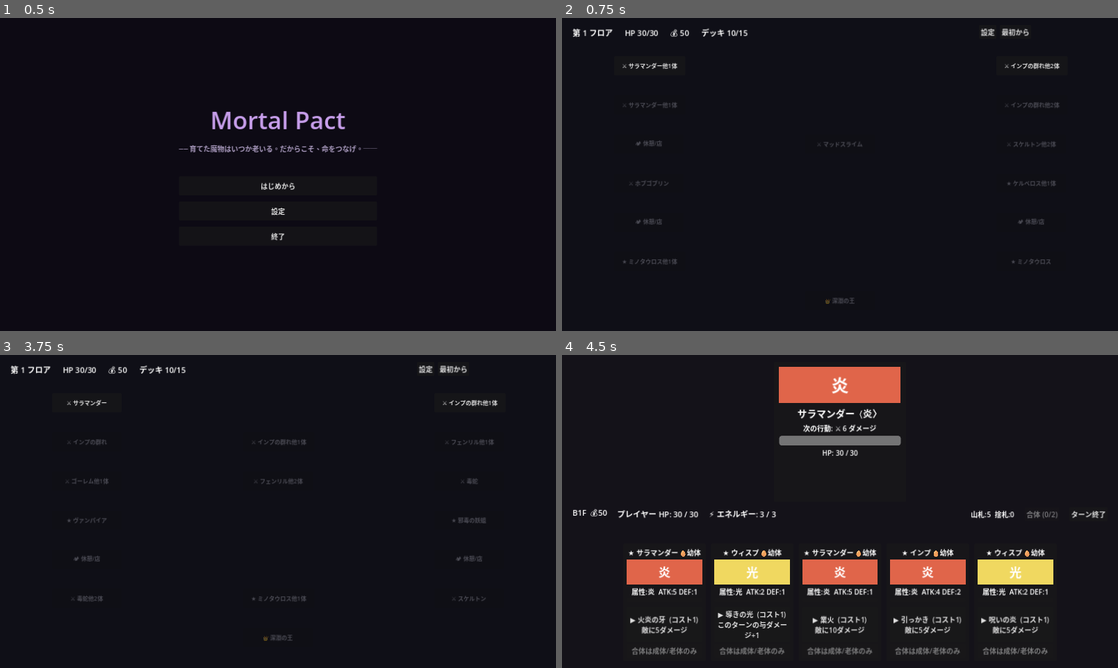
Above: before the commit, frames 1-4 (two rows, left to right).
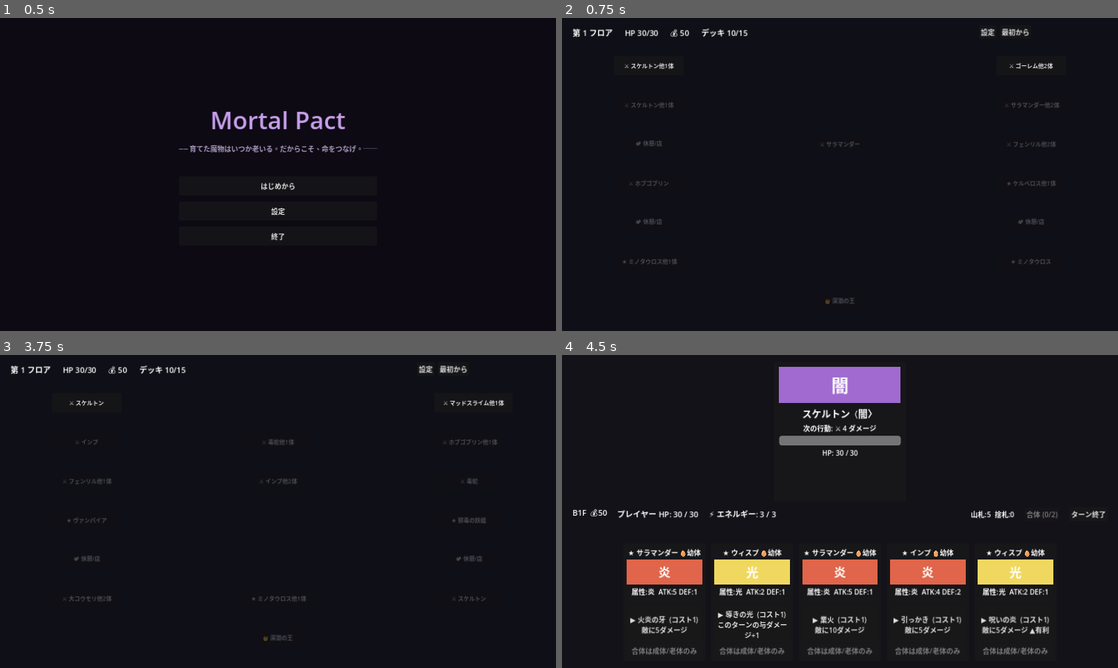
Above: after the commit, the same moments.

Repository: bakery48/mortal-pact
Game: Godot game, scene res://scenes/ui/title.tscn
Two runs of this game, one before a commit and one after it. Both use one fixed random seed, a clock stepped at 60 frames per second and the inputs below.
Inputs (mouse positions are in pixels of both pictures, inside the frame that each line leads up to):
- Up to frame 1 (0.5 s): no input
- Up to frame 2 (0.75 s): click "はじめから" at 0.5 s
- Up to frame 3 (3.75 s): click "設定" at 1.25 s; click "フルスクリーン" at 2 s; click "戻る" at 2.75 s; click "最初から" at 3.5 s
- Up to frame 4 (4.5 s): click (650, 401) at 4.25 s, where only the run before the commit has a clickable "⚔ サラマンダー"

Frame 1 is identical in both runs. In frame 2, 0.4% of the frame differs, in the area x 10-90%, y 14-42%; in frame 3, 0.5%; in frame 4, 3.0%, in the area x 39-88%, y 3-90%.

Commit message:
Rename インプの群れ → インプ, remove duplicate entry
https://claude.ai/code/session_01SGpNd8xjjtE9S1hYpNHnwi

Diff:
--- a/scripts/enemy_database.gd
+++ b/scripts/enemy_database.gd
@@ -24,13 +24,12 @@
 		_enemy("大コウモリ", 38, [_move(A, 6), _move(A, 6), _move(A, 9)], E.WIND),
 		_enemy("ホブゴブリン", 56, [_move(A, 9), _move(B, 3), _move(A, 11)], E.EARTH),
 		_enemy("マッドスライム", 60, [_move(D, 8), _move(A, 7)], E.WATER),
-		_enemy("インプの群れ", 46, [_move(A, 5), _move(A, 5), _move(A, 8)], E.FIRE),
+		_enemy("インプ", 46, [_move(A, 5), _move(A, 5), _move(A, 8)], E.FIRE),
 		_enemy("毒蛇", 42, [_move(P, 3), _move(A, 7), _move(A, 9)], E.DARK),
 		_enemy("サラマンダー", 50, [_move(A, 10), _move(A, 16)], E.FIRE),
 		_enemy("フェンリル", 46, [_move(A, 9), _move(B, 3), _move(A, 13)], E.DARK),
 		_enemy("ゴーレム", 62, [_move(D, 10), _move(A, 9)], E.EARTH),
 		_enemy("ウィスプ", 34, [_move(B, 3), _move(A, 9), _move(A, 7)], E.LIGHT),
-		_enemy("インプ", 42, [_move(A, 7), _move(A, 9)], E.FIRE),
 	]
 
 # --- エリート ---------------------------------------------------------------
